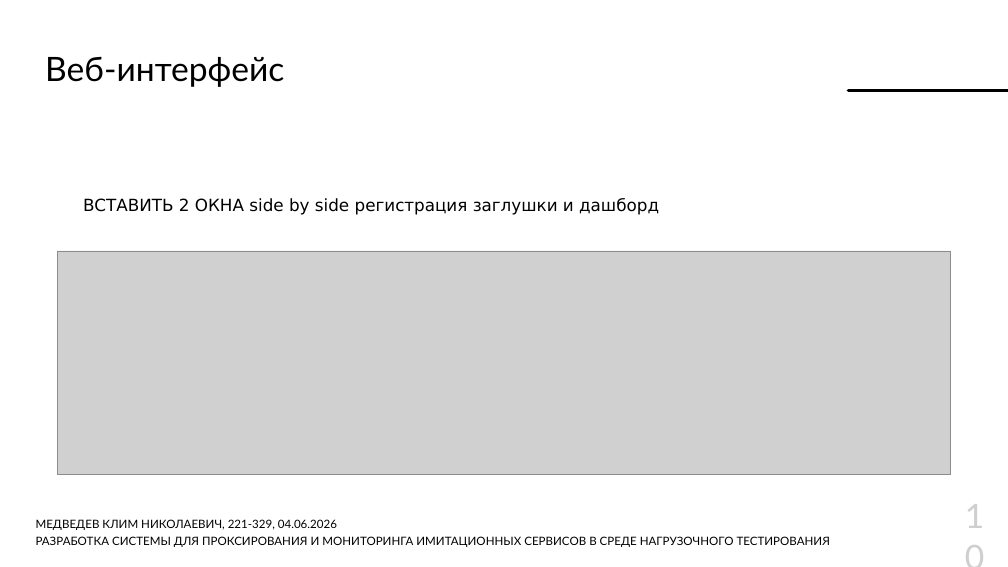
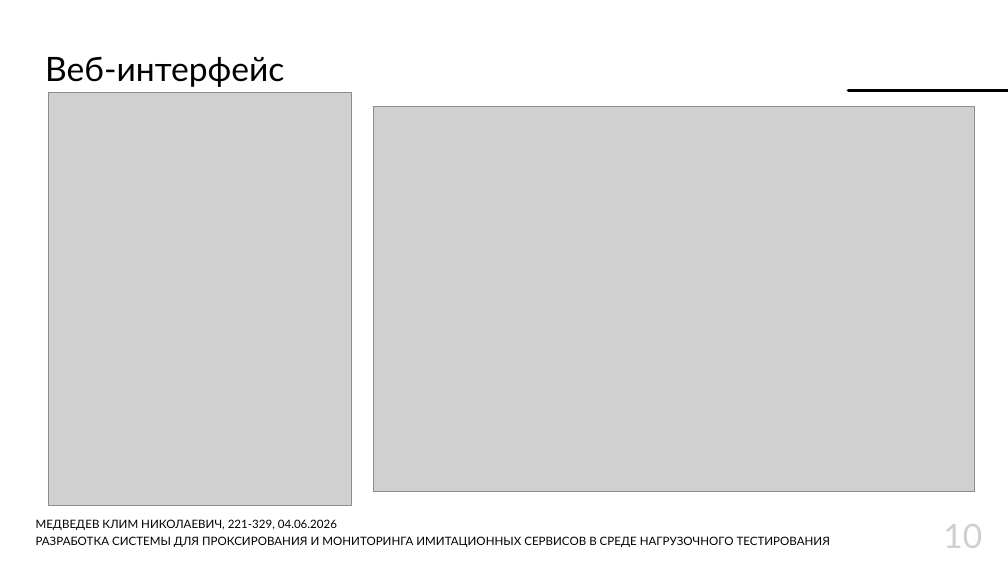
Before and after one commit to Lamardo43/educ-thesis, a slide deck: slide 10 of Thesis/docs/Презентация.pptx. Drawn at 1008x567 pixels with LibreOffice and Linux fonts; fonts in the diff are those of the drawing; grey boxes stand for pictures; background and template pictures are left out. Boxes give left, top, right and bottom in pixels: in the first picture for what was removed or moved away, otherwise in the second. Text is boxed around its words. In the diff, an @@ line names an element or a change of style, - is before the commit and + after.

```diff
--- a/Thesis/docs/Презентация.pptx
+++ b/Thesis/docs/Презентация.pptx
@@ picture added at <box>48,93,352,506</box> @@
@@ picture added at <box>374,107,974,492</box> @@
@@ text removed at <box>83,198,659,215</box> @@
-ВСТАВИТЬ 2 ОКНА side by side регистрация заглушки и дашборд
@@ picture removed at <box>57,251,951,475</box> @@
@@ page number rewrapped from <box>957,510,991,561</box> to <box>943,524,982,548</box> @@
```
Also in this commit, not shown: 8 other slides changed, 8 other files.
